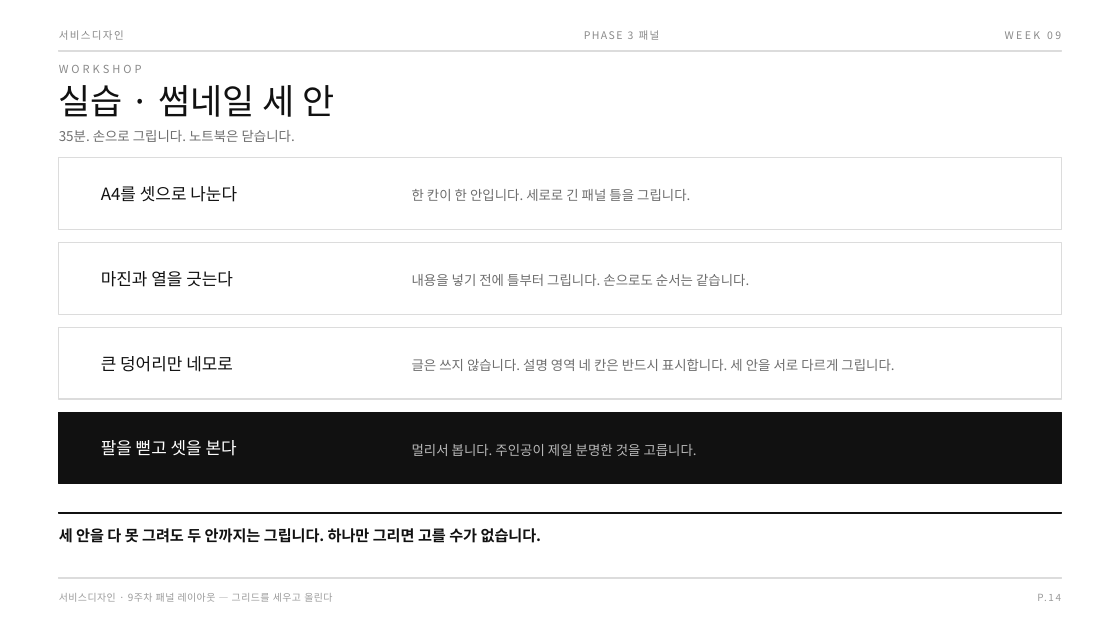
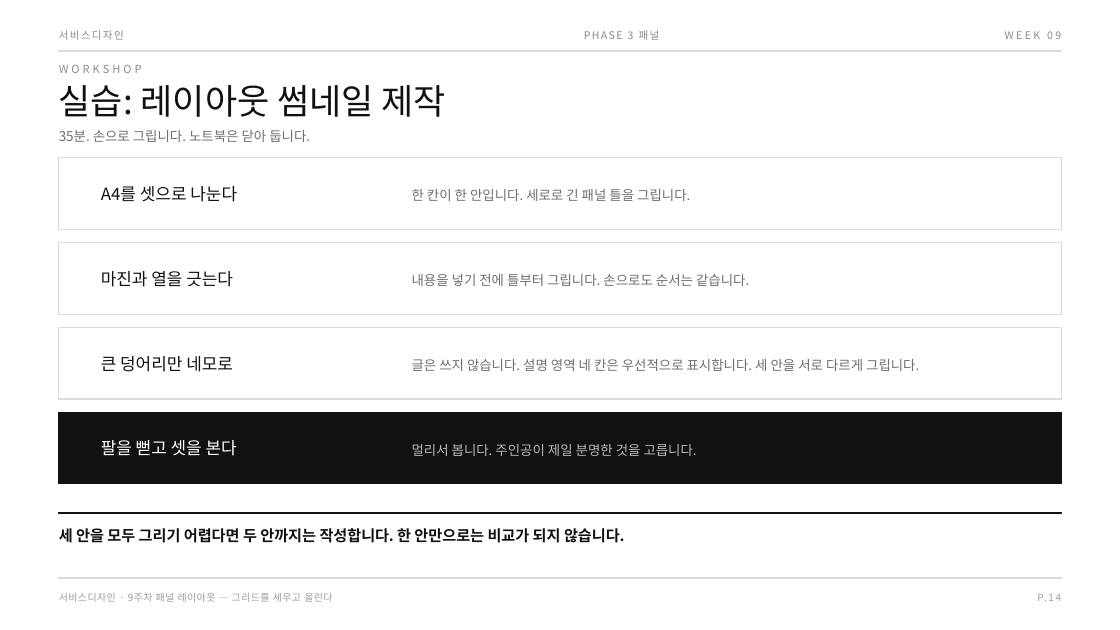
Before and after one commit to design-eng/MIN.D, a slide deck: slide 21 of dist/weeks-2학기/서비스디자인_2학기_09주차_패널레이아웃.pptx. Drawn at 1120x630 pixels with LibreOffice and Linux fonts; fonts in the diff are those of the drawing. Boxes give left, top, right and bottom in pixels: in the first picture for what was removed or moved away, otherwise in the second. Text is boxed around its words. In the diff, an @@ line names an element or a change of style, - is before the commit and + after.

```diff
--- a/dist/weeks-2학기/서비스디자인_2학기_09주차_패널레이아웃.pptx
+++ b/dist/weeks-2학기/서비스디자인_2학기_09주차_패널레이아웃.pptx
@@ text at (x1=59, y1=85, x2=446, y2=117): text changed @@
-실습 · 썸네일 세 안
+실습: 레이아웃 썸네일 제작
@@ text at (x1=59, y1=130, x2=310, y2=142): text changed @@
-35분. 손으로 그립니다. 노트북은 닫습니다.
+35분. 손으로 그립니다. 노트북은 닫아 둡니다.
@@ text at (x1=412, y1=359, x2=919, y2=371): text changed @@
-글은 쓰지 않습니다. 설명 영역 네 칸은 반드시 표시합니다. 세 안을 서로 다르게 그립니다.
+글은 쓰지 않습니다. 설명 영역 네 칸은 우선적으로 표시합니다. 세 안을 서로 다르게 그립니다.
@@ text at (x1=59, y1=528, x2=624, y2=543): text changed @@
-세 안을 다 못 그려도 두 안까지는 그립니다. 하나만 그리면 고를 수가 없습니다.
+세 안을 모두 그리기 어렵다면 두 안까지는 작성합니다. 한 안만으로는 비교가 되지 않습니다.
```
Also in this commit, not shown: 20 other slides changed, 5 other files.
